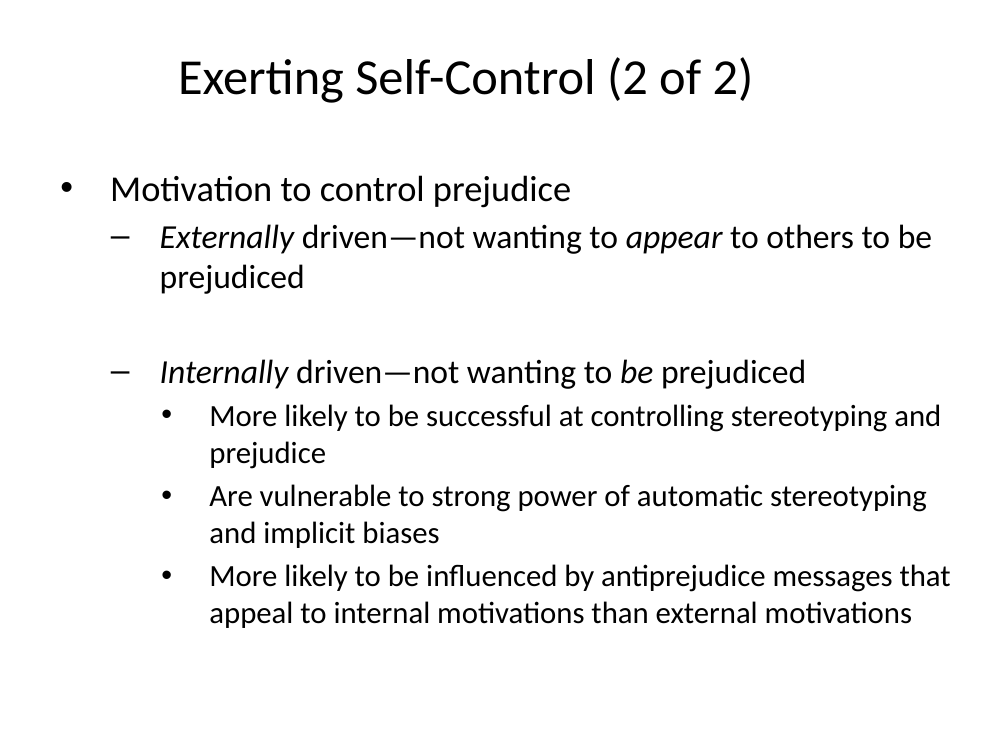
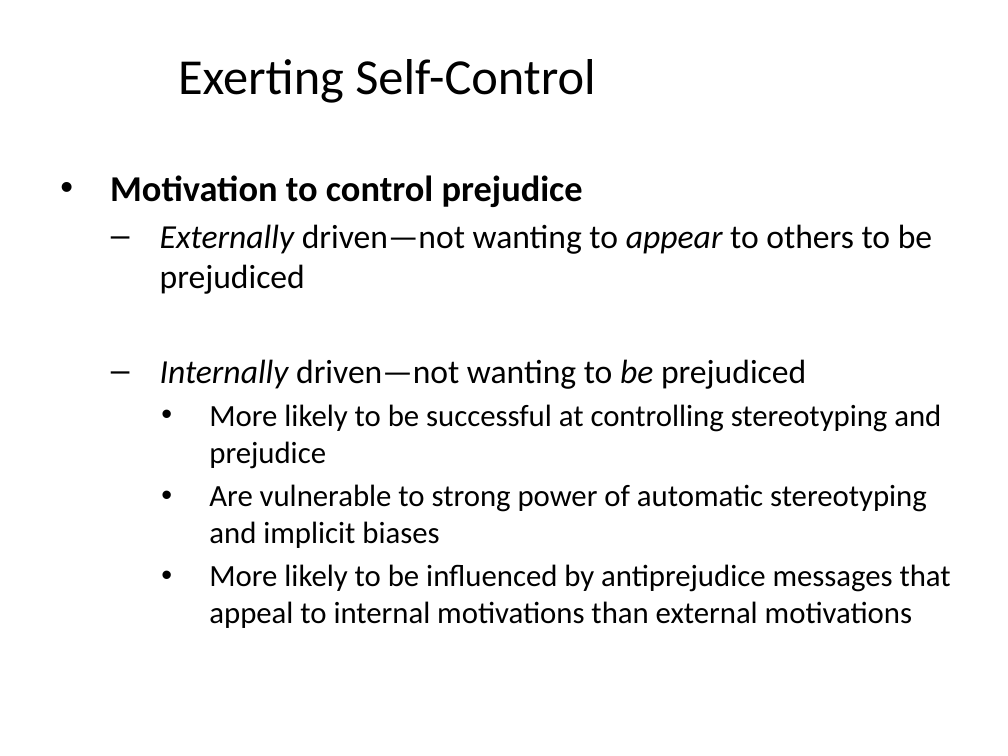
Before and after one commit to npm27/Teaching-Materials, a slide deck: slide 51 of Social Psych/Slides/6 Prejudice and Stereotypes.pptx (slide 57 before the commit). Drawn at 1008x756 pixels with LibreOffice and Linux fonts; fonts in the diff are those of the drawing. Boxes give left, top, right and bottom in pixels: in the first picture for what was removed or moved away, otherwise in the second. Text is boxed around its words. In the diff, an @@ line names an element or a change of style, - is before the commit and + after.

```diff
--- a/Social Psych/Slides/6 Prejudice and Stereotypes.pptx
+++ b/Social Psych/Slides/6 Prejudice and Stereotypes.pptx
@@ title at (178,59,595,103): text changed @@
-Exerting Self-Control (2 of 2)
+Exerting Self-Control
@@ text at (110,175,583,207): bold on in "Motivation to control prejudice" @@
```
Also in this commit, not shown: 25 other slides changed, 6 slides added, 12 slides removed, 2 other files.
